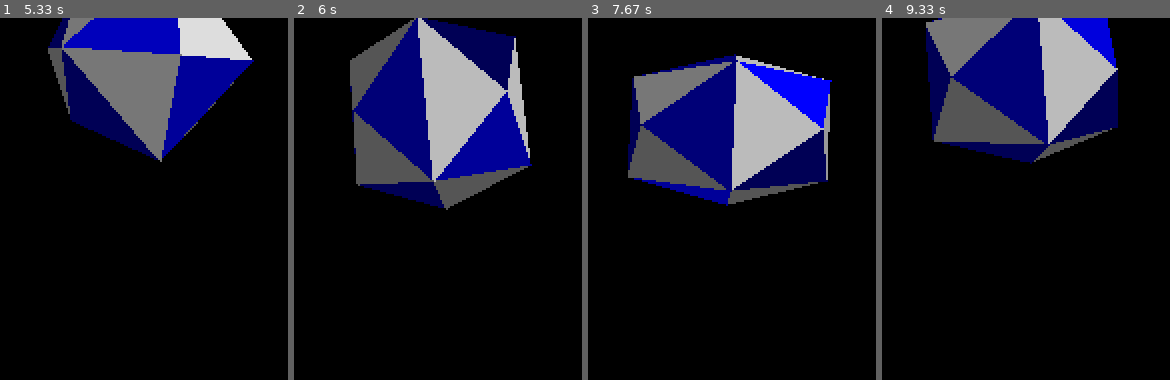
Above: before the commit, frames 1-4 (left to right).
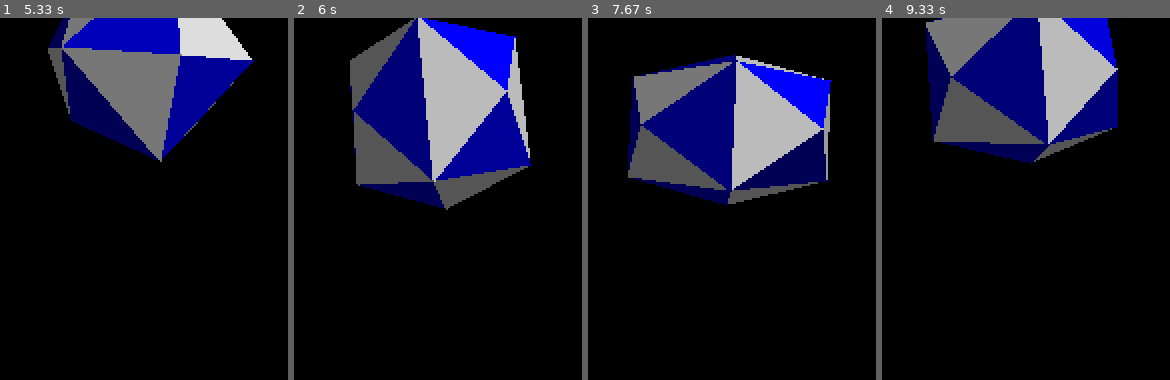
Above: after the commit, the same moments.

Repository: mooinglemur/2RX16
Game: pygame game, started from trials/pygame-polyhedron-poly1.py
Same seed, same stepped clock (60 frames per second), same inputs: the game is played once before the commit and once after it.
Inputs:
- Up to frame 1 (5.33 s): no input
- Up to frame 2 (6 s): no input
- Up to frame 3 (7.67 s): no input
- Up to frame 4 (9.33 s): no input

Frame 1 is identical in both runs. In frame 2, 2.6% of the frame differs, in the area x 44-78%, y 0-20%; in frame 3, 0.7%; in frame 4, 1.9%.

Commit message:
polyhedron RC1

Diff:
--- a/sync-codes.txt
+++ b/sync-codes.txt
@@ -16,6 +16,7 @@
 $0F = the end of song 1
 $10 = trigger transition from title card to chessboard
 $11 = allow polyhedron to fall
+$1F = begin polyhedron exit
 $20 = trigger transition to tunnel scene
 $30 = trigger transition to circles scene
 $40 = trigger transition to moire scene
--- a/trials/pygame-polyhedron-poly1.py
+++ b/trials/pygame-polyhedron-poly1.py
@@ -92,7 +92,7 @@
 # Define the faces by specifying the vertex indices
 faces = [
     ( 0, 10,  6, 0),
-    ( 1,  9, 13, 0),
+    ( 1, 13,  9, 0),
     ( 0,  6,  8, 1),
     ( 1, 11, 13, 1),
     ( 0,  8, 12, 2),
@@ -248,6 +248,8 @@
     sorted_visible_faces = sorted(visible_faces, key=face_sorter, reverse=True)
 
     for face in sorted_visible_faces:
+#        if face[3] != 0:
+#            continue
 
         # find angle relative to Z axis
         vert1 = np.array([unscaled_rotated_vertices[face[0]][0],unscaled_rotated_vertices[face[0]][1],unscaled_rotated_vertices[face[0]][2]])
--- a/trials/pygame-polyhedron-poly2.py
+++ b/trials/pygame-polyhedron-poly2.py
@@ -124,7 +124,7 @@
 
 
 # Define the size and position of the polyhedron
-scale = 3
+scale = 22
 center_offset = (width // 2, height // 2)
 
 # Define rotation parameters
Binary file changed: ROOT/HEDRONTRILIST1.DAT
Binary file changed: ROOT/HEDRONTRILIST2.DAT
Binary file changed: ROOT/HEDRONTRILIST3.DAT
Binary file changed: ROOT/HEDRONTRILIST4.DAT
Not shown, changed: ROOT/MUSIC2.ZSM
Not shown, changed: src/hedron.s
